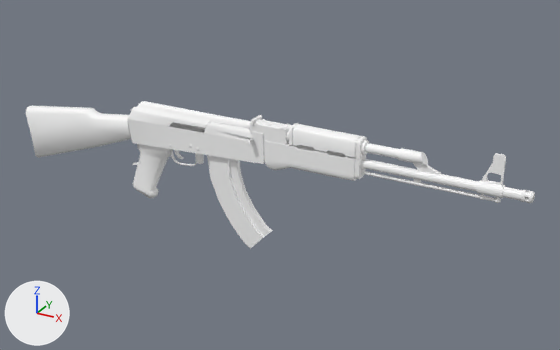
The FBX model Fireteam AI/Assets/Resources/Models/Weapons/new-weps/ak47new.fbx: old version first, new version second.
Camera for both pictures: a camera (50 mm lens) standing at (8.07, -9.54, 5.21) and looking at (2.14, 1.23, -0.18). The lights are fixed; the arrows at lower left show +X, +Y and +Z. Where no turn or scale is listed for an object, it has been applied to the vertices. Vertices at the same position are counted once.

Names of what the first picture shows: 'AK-47', 'AK-47.001', 'AK-47.002', 'AK-47.003', 'AK-47.004', 'AK-47.008', 'AK-47.009', 'AK-47.010', 'AK-47.011'.
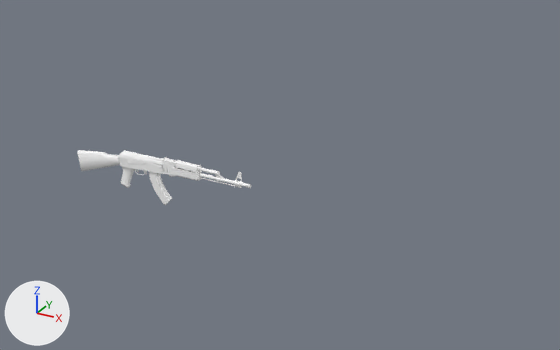
What differs and where, as boxes (x1, y1, x2, y2) in the pictures (560 x 350 px):
```json
{"object": "AK-47", "change": "deleted", "before": [127, 118, 526, 203]}
{"object": "AK-47.008", "change": "deleted", "before": [26, 105, 366, 181]}
{"object": "AK-47.001", "change": "moved, rescaled", "before": [207, 155, 273, 249], "after": [149, 171, 173, 205], "on screen": "63% narrower, 63% shorter"}
{"object": "AK-47.012", "change": "reshaped, moved, rescaled", "after": [77, 150, 251, 188], "on screen": "not visible before"}
{"object": "AK-47.004", "change": "deleted", "before": [286, 123, 400, 159]}
{"object": "AK-47.010", "change": "deleted", "before": [128, 101, 251, 128]}
{"object": "AK-47.002", "change": "deleted", "before": [477, 153, 506, 203]}
{"object": "AK-47.009", "change": "deleted", "before": [250, 115, 292, 145]}
{"object": "AK-47.011", "change": "moved, rescaled", "before": [204, 122, 254, 145], "after": [145, 159, 163, 167], "on screen": "63% narrower, 62% shorter"}
{"object": "AK-47.003", "change": "deleted", "before": [521, 190, 535, 203]}
```

Edits to the scene script, one JSON object a line:
```json
{"block": "me_ak_47_004", "where": "# used by ob_ak_47_012; location = (-0.03, 1.14, 0.02); rotation_euler = (1.571, 0.0, 0.0), in degrees (90, 0, 0); scale = (11.9, 11.3, 11.3)"}
{"op": "remove", "block": "me_ak_47_004", "code": "me_ak_47_004.from_pydata(...)  # 282 vertices, 236 faces; spans x -0.0069..0.0844, y -0.0075..0.0207, z -0.0343..0.0001"}
{"op": "add", "block": "me_ak_47_004", "code": "me_ak_47_004.from_pydata(...)  # 3058 vertices, 2881 faces; spans x -0.2786..0.5602, y -0.1293..0.0603, z -0.0343..0.0001"}
{"block": "me_ak_47_004", "change": "me_ak_47_004 part 1: 2776 vertices added at x -0.2786..0.5602, y -0.1293..0.0603, z -0.0333..-0.0011"}
{"op": "remove", "block": "ob_ak_47_003", "code": ["ob_ak_47_003 = bpy.data.objects.new('AK-47.003', me_ak_47_003)", "ob_ak_47_003.location = (0.0, 1.15, 0.0)"]}
{"op": "remove", "block": "ob_ak_47_002", "code": ["ob_ak_47_002 = bpy.data.objects.new('AK-47.002', me_ak_47_002)", "ob_ak_47_002.location = (0.0, 1.15, 0.0)"]}
{"op": "set", "path": "ob_ak_47_011.location", "old": "(-0.01, 1.15, 0.0)", "new": "(-0.02, 0.01, -0.01)"}
{"op": "set", "path": "ob_ak_47_011.scale", "old": "(11.3, 11.3, 11.3)", "new": "(4.04, 4.04, 4.04)"}
{"op": "set", "path": "ob_ak_47_001.location", "old": "(0.0, 1.15, 0.01)", "new": "(0.02, 0.01, 0.02)"}
{"op": "set", "path": "ob_ak_47_001.scale", "old": "(11.3, 11.3, 11.3)", "new": "(4.04, 4.04, 4.04)"}
{"op": "remove", "block": "ob_ak_47_010", "code": ["ob_ak_47_010 = bpy.data.objects.new('AK-47.010', me_ak_47_012)", "ob_ak_47_010.location = (0.0, 1.15, 0.0)"]}
{"op": "remove", "block": "ob_ak_47_004", "code": ["ob_ak_47_004 = bpy.data.objects.new('AK-47.004', me_ak_47_005)", "ob_ak_47_004.location = (0.0, 1.15, 0.0)"]}
{"op": "set", "path": "ob_ak_47_012.location", "old": "(-0.03, 1.14, 0.02)", "new": "(-0.1, -0.06, 0.09)"}
{"op": "set", "path": "ob_ak_47_012.scale", "old": "(11.9, 11.3, 11.3)", "new": "(4.25, 4.04, 4.04)"}
{"op": "remove", "block": "ob_ak_47", "code": ["ob_ak_47 = bpy.data.objects.new('AK-47', me_ak_47)", "ob_ak_47.location = (0.0, 1.15, 0.0)"]}
{"op": "remove", "block": "ob_ak_47_009", "code": ["ob_ak_47_009 = bpy.data.objects.new('AK-47.009', me_ak_47_010)", "ob_ak_47_009.location = (0.0, 1.15, 0.0)"]}
{"op": "remove", "block": "ob_ak_47_008", "code": ["ob_ak_47_008 = bpy.data.objects.new('AK-47.008', me_ak_47_009)", "ob_ak_47_008.location = (0.0, 1.15, 0.0)"]}
```
